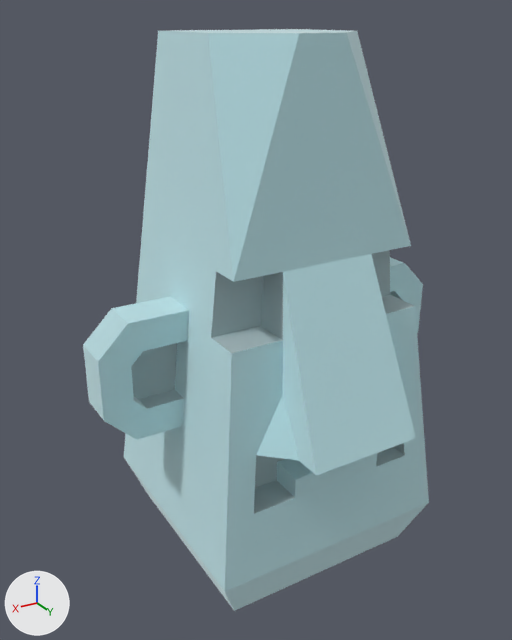
Before and after pictures for a commit that changed the glTF model public/models/nf2/nature/statue_head.glb.
Rendered twice from a 50 mm camera at (0.684, 1.086, 0.975) aimed at (0.042, 0.017, 0.44). Lighting does not change. The marker at lower left points along +X, +Y and +Z. The older version comes first. Where no turn or scale is listed for an object, it has been applied to the vertices.

Script lines for the objects in view, before the commit:
```python
mat_stone = principled_material('stone')
mat_stone.base_color = (0.722, 0.886, 0.91)  # pale blue #ddf2f5
mat_stone.metallic = 1.0
mat_stone.roughness = 1.0
mat_stonedark = principled_material('stoneDark')
mat_stonedark.base_color = (0.604, 0.71, 0.729)  # light grey #ccdbde
mat_stonedark.metallic = 1.0
mat_stonedark.roughness = 1.0
me_mesh_statue_head = bpy.data.meshes.new('Mesh statue_head')
me_mesh_statue_head.from_pydata(...)  # 100 vertices, 196 faces; spans x -0.363..0.363, y -0.24..0.314, z 0.0..1.0
# faces by material slot: [136, 58, 2]
me_mesh_statue_head.materials.append(mat_stone)  # pale blue #ddf2f5
me_mesh_statue_head.materials.append(mat_stonedark)  # light grey #ccdbde
me_mesh_statue_head.materials.append(mat_defaultmat)  # white #ffffff
ob_statue_head = bpy.data.objects.new('statue_head', me_mesh_statue_head)
ob_statue_head.location = (0.0, 0.0, -0.05)
```
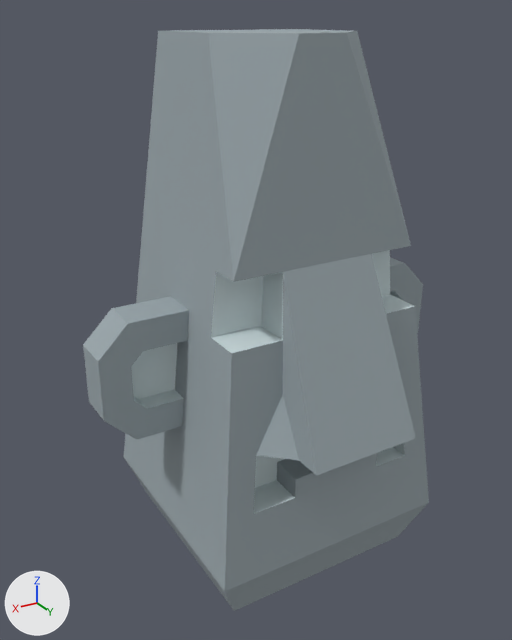
Edits to the bpy script that builds the scene:
```text
Change mat_stone:
    mat_stone.metallic: 1.0 -> 0.0
    mat_stone.base_color: (0.722, 0.886, 0.91) -> (0.323, 0.381, 0.407)  # pale blue #ddf2f5 -> grey #9aa6ab
Change mat_stonedark:
    mat_stonedark.metallic: 1.0 -> 0.0
Remove ob_tmpparent:
    ob_tmpparent = bpy.data.objects.new('tmpParent', None)
    ob_tmpparent.location = (0.0, 0.0, 0.0)
```

Location of each change, [x1, y1, x2, y2] in pixels of the pictures (512 x 640 px):
'statue_head', recoloured, surface changed (pale blue to grey)
    both: [83, 29, 429, 611]
